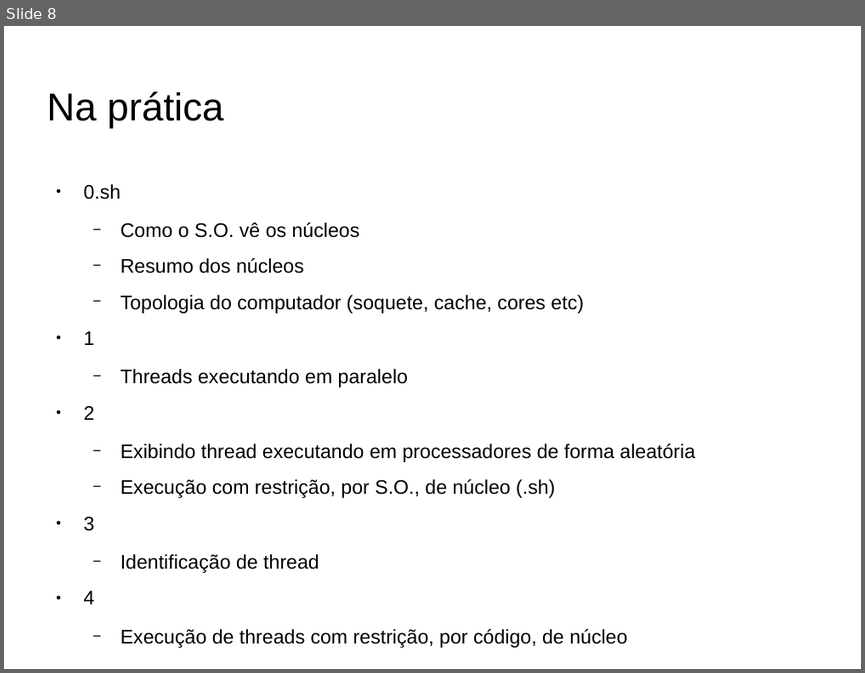
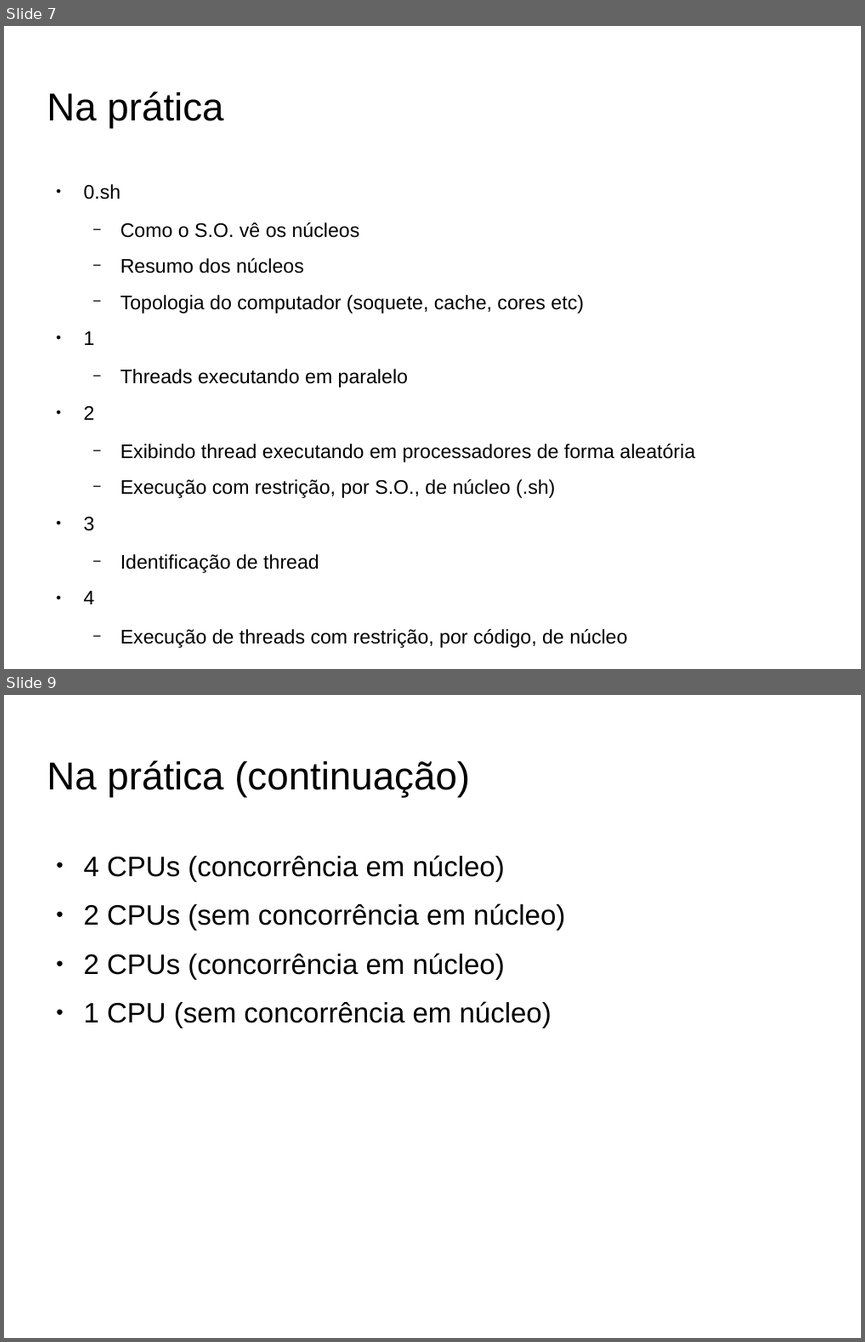
Before and after one commit to iagows/arquitetura_mestrado, a slide deck: Apresentação.odp. Shown one above the other, each under a label of ours: slide 8 before the commit, slides 7 and 9 after it; the slides between them are not shown. The pictures are 865x673 and 865x1342 pixels, drawn with LibreOffice and Linux fonts; fonts in the diff are those of the drawing; background and template pictures are left out. Boxes give left, top, right and bottom in pixels: in the first picture for what was removed or moved away, otherwise in the second. Text is boxed around its words. In the diff, an @@ line names an element or a change of style, - is before the commit and + after.

```diff
--- a/Apresentação.odp
+++ b/Apresentação.odp
@@ slide 9 added at [4, 695, 861, 1338], background picture (left out) @@
@@ title added at [46, 760, 470, 798], 36 pt, text #000000 @@
+Na prática (continuação)
@@ text added at [84, 855, 565, 1028], 26 pt, text #000000 @@
+● 4 CPUs (concorrência em núcleo)
+● 2 CPUs (sem concorrência em núcleo)
+● 2 CPUs (concorrência em núcleo)
+● 1 CPU (sem concorrência em núcleo)
@@ what was slide 8 is now slide 7 @@
```
Also in this commit, not shown: 4 other slides added, 2 slides removed, 4 other files.
